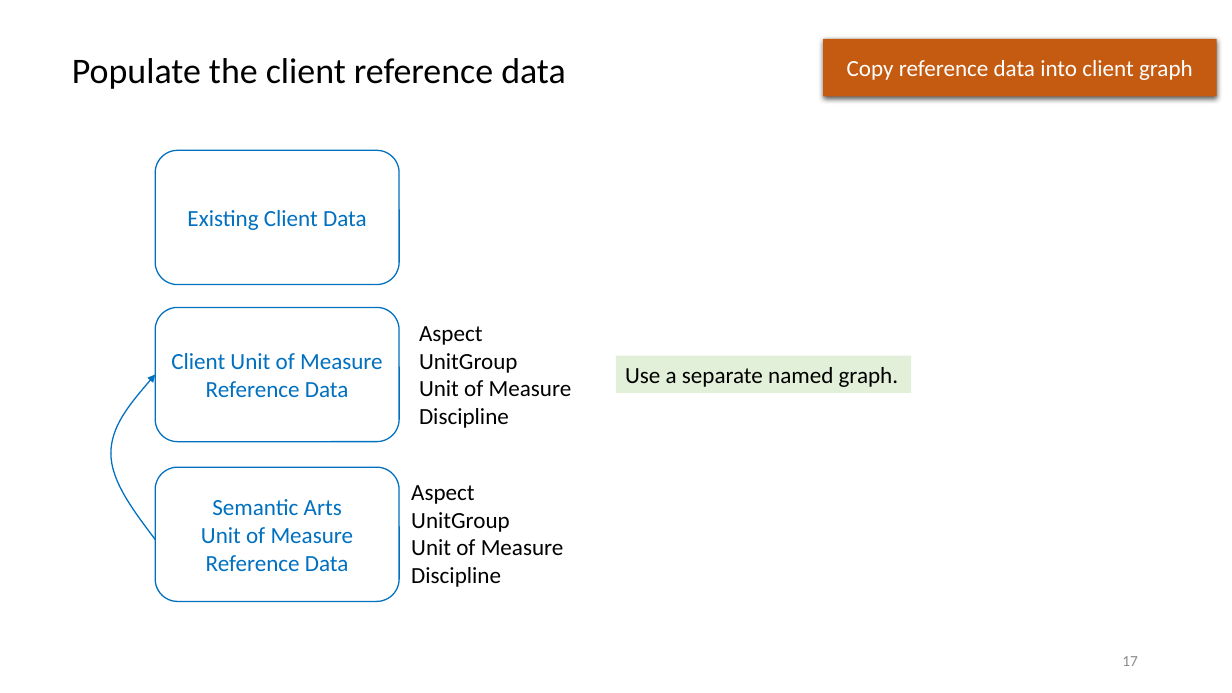
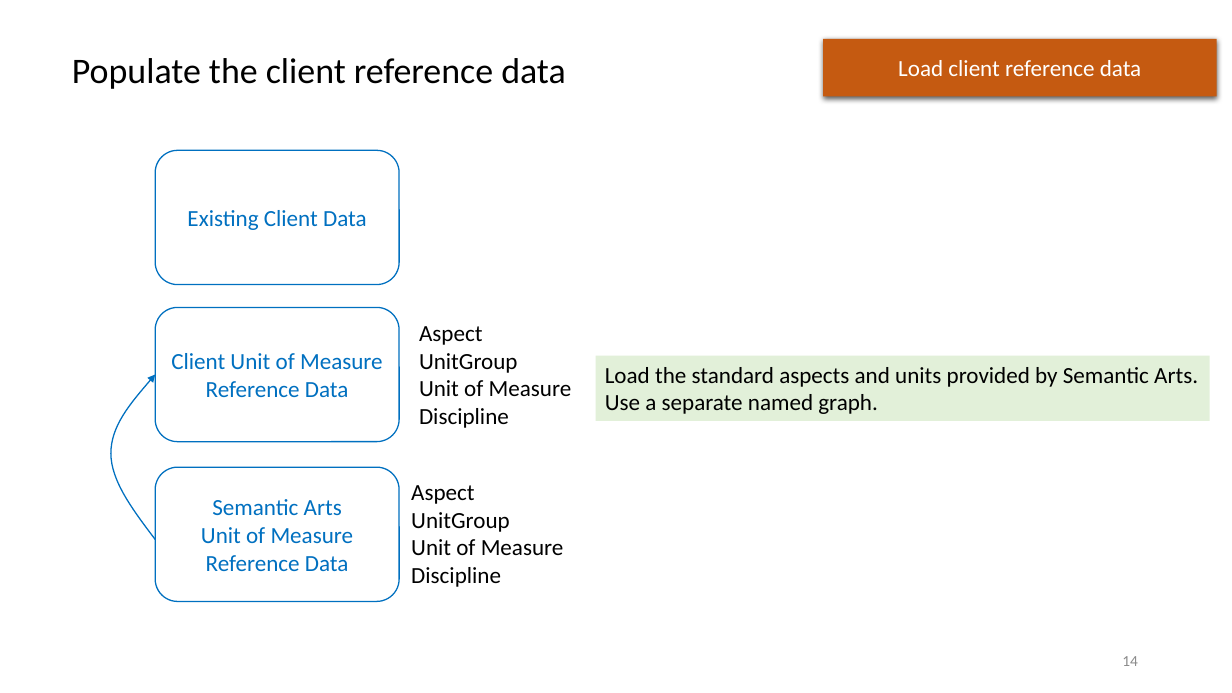
Before and after one commit to semanticarts/gist, a slide deck: slide 14 of migration/v13.0/uomDataConversion.pptx (slide 17 before the commit). Drawn at 1232x693 pixels with LibreOffice and Linux fonts; fonts in the diff are those of the drawing. Boxes give left, top, right and bottom in pixels: in the first picture for what was removed or moved away, otherwise in the second. Text is boxed around its words. In the diff, an @@ line names an element or a change of style, - is before the commit and + after.

```diff
--- a/migration/v13.0/uomDataConversion.pptx
+++ b/migration/v13.0/uomDataConversion.pptx
@@ text in rectangle at [898,60,1141,76]: text changed @@
-Copy reference data into client graph
+Load client reference data
@@ rectangle "Load the standard aspects and ...": place and size @@
-rectangle "Load the standard aspects and ..." at [616,356,911,393]
+rectangle "Load the standard aspects and ..." at [596,356,1210,421]
@@ text in rectangle at [605,367,1198,387]: paragraph added @@
+Load the standard aspects and units provided by Semantic Arts.
@@ page number at [1122,656,1138,666]: text changed @@
-17
+14
```
Also in this commit, not shown: 4 other slides changed, 1 slide removed.
